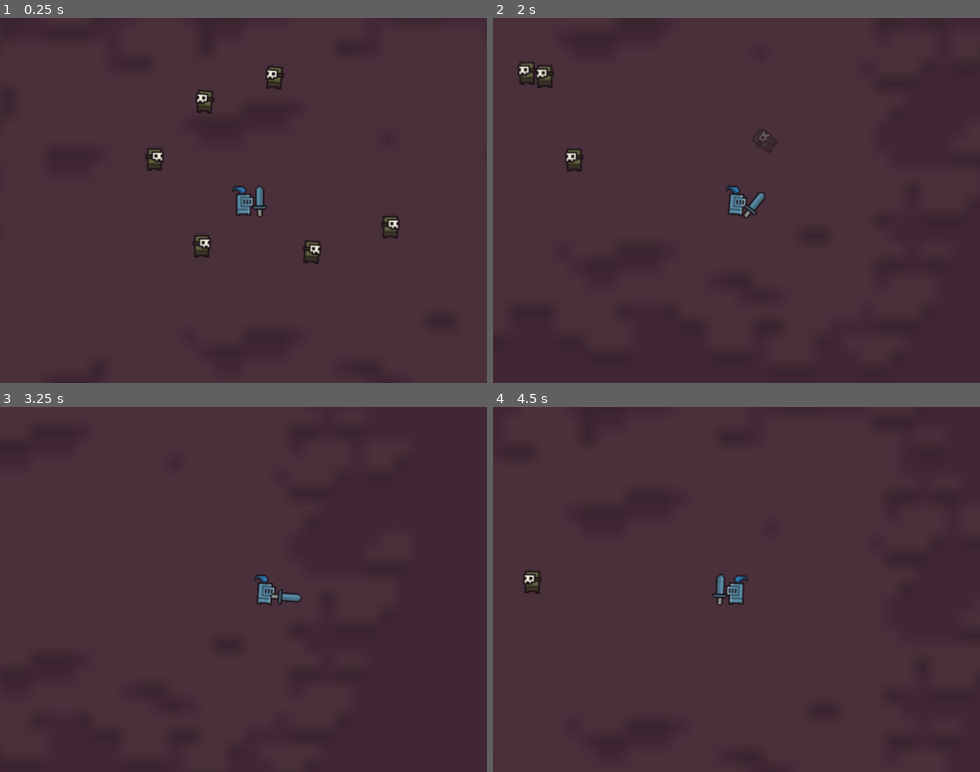
Above: before the commit, frames 1-4 (two rows, left to right).
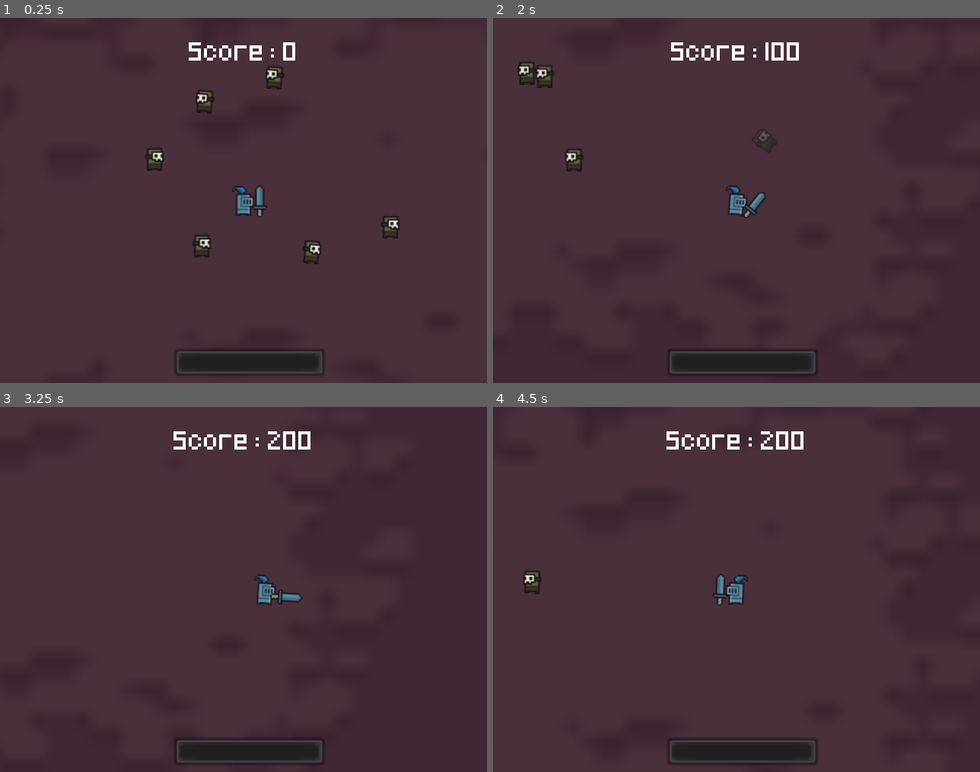
Above: after the commit, the same moments.

Repository: Falskim/godot-praktikum-multimedia
Game: Godot game, scene res://scene/game.tscn
The game is run twice, just before and just after one commit, with the same random seed, the same clock (stepped at 60 frames per second) and the same inputs.
Inputs:
- Up to frame 1 (0.25 s): no input
- Up to frame 2 (2 s): hold Right (ui_right) 0.53-1.28 s; tap Space (ui_select) at 0.77, 1.52 s; hold Down (ui_down) from 1.28 s (still down)
- Up to frame 3 (3.25 s): release Down (ui_down) at 2.03 s; hold Right (ui_right) 2.03-2.78 s; hold Up (ui_up) from 2.78 s (still down); tap Space (ui_select) at 3.02 s
- Up to frame 4 (4.5 s): release Up (ui_up) at 3.53 s; hold Left (ui_left) from 3.53 s (still down); tap Space (ui_select) at 3.77 s

The runs differ from the first frame. In frame 1, 2.0% of the frame differs, in the area x 35-67%, y 6-98%; in frame 2, 2.0%; in frame 3, 2.1%; in frame 4, 2.2%.

Commit message:
Add score and hp bar

Diff:
--- a/Steps.gd
+++ b/Steps.gd
@@ -13,9 +13,14 @@
 #4. Enemy
 #	- Behaviour
 #	- Collision
+#   - Dead State
 #4. GUI
+#   - Font
+#   - HP
+#   - Score
 
 
 #Asset
 #Hit : http://soundbible.com/1952-Punch-Or-Whack.html
 #Swosh : http://soundbible.com/706-Swoosh-3.html
+#font : https://www.dafont.com/pixeled.font
--- a/scene/enemy.gd
+++ b/scene/enemy.gd
@@ -1,6 +1,8 @@
 extends KinematicBody2D
 
 onready var sprite = $Sprite
+
+signal enemy_killed
 
 enum State {MOVE, IDLE, DEAD}
 
@@ -45,10 +47,6 @@
 	input_vector = Vector2.ZERO
 
 
-func take_damage():
-	queue_free()
-
-
 func _ready():
 	randomize()
 	start_state_timer()
@@ -84,4 +82,7 @@
 
 func _on_AnimationPlayer_animation_finished(anim_name):
 	if anim_name == "dead":
+		var current_scene = get_tree().get_current_scene()
+		connect("enemy_killed", current_scene, "_on_Enemy_killed")
+		emit_signal("enemy_killed")
 		queue_free()
--- a/scene/enemy.tscn
+++ b/scene/enemy.tscn
@@ -49,8 +49,7 @@
 "values": [ Color( 1, 1, 1, 1 ), Color( 0.372549, 0.372549, 0.372549, 0 ) ]
 }
 
-[sub_resource type="Animation" id=2]
-resource_name = "idle"
+[sub_resource type="Animation" id=3]
 length = 0.4
 loop = true
 tracks/0/type = "value"
@@ -82,8 +81,8 @@
 flip_h = true
 
 [node name="AnimationPlayer" type="AnimationPlayer" parent="."]
-anims/dead = SubResource( 4 )
-anims/shake = SubResource( 2 )
+anims/dead = SubResource( 2 )
+anims/shake = SubResource( 3 )
 
 [node name="Timer" type="Timer" parent="."]
 wait_time = 2.0
--- /dev/null
+++ b/scene/game.gd
@@ -0,0 +1,19 @@
+extends Node2D
+
+export var PLAYER_HP = 5
+export var SCORE = 0
+
+
+func _ready():
+	$GUI.update_hp(PLAYER_HP)
+	$GUI.update_score(SCORE)
+
+
+func _on_Enemy_killed():
+	SCORE += 100
+	$GUI.update_score(SCORE)
+
+
+func _on_Player_take_damage():
+	PLAYER_HP -= 1
+	$GUI.update_hp(PLAYER_HP)
--- a/scene/game.tscn
+++ b/scene/game.tscn
@@ -1,8 +1,10 @@
-[gd_scene load_steps=7 format=2]
+[gd_scene load_steps=9 format=2]
 
 [ext_resource path="res://scene/player.tscn" type="PackedScene" id=1]
 [ext_resource path="res://assets/0x72_16x16DungeonTileset.v4.png" type="Texture" id=2]
 [ext_resource path="res://scene/enemy.tscn" type="PackedScene" id=3]
+[ext_resource path="res://scene/gui.tscn" type="PackedScene" id=4]
+[ext_resource path="res://scene/game.gd" type="Script" id=5]
 
 [sub_resource type="AtlasTexture" id=1]
 flags = 4
@@ -15,7 +17,8 @@
 [sub_resource type="RectangleShape2D" id=3]
 extents = Vector2( 15, 264.452 )
 
-[node name="Node2D" type="Node2D"]
+[node name="Game" type="Node2D"]
+script = ExtResource( 5 )
 
 [node name="Sprite" type="Sprite" parent="."]
 scale = Vector2( 10, 10 )
@@ -28,6 +31,9 @@
 collision_layer = 4
 collision_mask = 3
 mode = 1
+__meta__ = {
+"_edit_lock_": true
+}
 
 [node name="CollisionShape2D" type="CollisionShape2D" parent="Border"]
 position = Vector2( 0, -250.309 )
@@ -45,25 +51,28 @@
 position = Vector2( -295.208, -4.57764e-05 )
 shape = SubResource( 3 )
 
-[node name="Node" type="Node" parent="."]
+[node name="Enemies" type="Node" parent="."]
 
-[node name="Enemy" parent="Node" instance=ExtResource( 3 )]
+[node name="Enemy" parent="Enemies" instance=ExtResource( 3 )]
 position = Vector2( 96.5187, 17.176 )
 
-[node name="Enemy2" parent="Node" instance=ExtResource( 3 )]
+[node name="Enemy2" parent="Enemies" instance=ExtResource( 3 )]
 position = Vector2( -27.4813, 29.676 )
 
-[node name="Enemy5" parent="Node" instance=ExtResource( 3 )]
+[node name="Enemy5" parent="Enemies" instance=ExtResource( 3 )]
 position = Vector2( -58.4813, -27.324 )
 
-[node name="Enemy6" parent="Node" instance=ExtResource( 3 )]
+[node name="Enemy6" parent="Enemies" instance=ExtResource( 3 )]
 position = Vector2( -15.9813, -60.824 )
 
-[node name="Enemy3" parent="Node" instance=ExtResource( 3 )]
+[node name="Enemy3" parent="Enemies" instance=ExtResource( 3 )]
 position = Vector2( 28.5187, -87.824 )
 
-[node name="Enemy4" parent="Node" instance=ExtResource( 3 )]
+[node name="Enemy4" parent="Enemies" instance=ExtResource( 3 )]
 position = Vector2( 39.0187, 42.176 )
 
 [node name="Player" parent="." instance=ExtResource( 1 )]
 z_index = 1
+
+[node name="GUI" parent="." instance=ExtResource( 4 )]
+[connection signal="take_damage" from="Player" to="." method="_on_Player_take_damage"]
--- /dev/null
+++ b/scene/gui.gd
@@ -0,0 +1,9 @@
+extends CanvasLayer
+
+
+func update_hp(hp):
+	$ProgressBar.value = hp
+
+
+func update_score(score):
+	$HBoxContainer/CurrentScore.text = str(score)
--- /dev/null
+++ b/scene/gui.tscn
@@ -0,0 +1,55 @@
+[gd_scene load_steps=4 format=2]
+
+[ext_resource path="res://scene/gui.gd" type="Script" id=1]
+[ext_resource path="res://assets/Pixeled.ttf" type="DynamicFontData" id=2]
+
+[sub_resource type="DynamicFont" id=1]
+size = 10
+font_data = ExtResource( 2 )
+
+[node name="GUI" type="CanvasLayer"]
+script = ExtResource( 1 )
+
+[node name="ProgressBar" type="ProgressBar" parent="."]
+margin_left = 113.829
+margin_top = 217.307
+margin_right = 213.829
+margin_bottom = 236.307
+max_value = 5.0
+value = 5.0
+percent_visible = false
+__meta__ = {
+"_edit_use_anchors_": false
+}
+
+[node name="HBoxContainer" type="HBoxContainer" parent="."]
+margin_left = 1.0
+margin_right = 320.0
+margin_bottom = 40.0
+alignment = 1
+__meta__ = {
+"_edit_group_": true,
+"_edit_use_anchors_": false
+}
+
+[node name="Label" type="Label" parent="HBoxContainer"]
+margin_left = 123.0
+margin_top = 6.0
+margin_right = 181.0
+margin_bottom = 34.0
+custom_fonts/font = SubResource( 1 )
+text = "Score :"
+__meta__ = {
+"_edit_use_anchors_": false
+}
+
+[node name="CurrentScore" type="Label" parent="HBoxContainer"]
+margin_left = 185.0
+margin_top = 6.0
+margin_right = 195.0
+margin_bottom = 34.0
+custom_fonts/font = SubResource( 1 )
+text = "0"
+__meta__ = {
+"_edit_use_anchors_": false
+}
--- a/scene/player.gd
+++ b/scene/player.gd
@@ -1,6 +1,8 @@
 extends KinematicBody2D
 
 class_name Player
+
+signal take_damage
 
 export var Enable_Camera = true
 
@@ -55,3 +57,4 @@
 			velocity = (position - collider.position).normalized() * DAMAGED_KNOCKBACK
 			$AudioDamaged.play()
 			$AnimationDamaged.play("take_damage")
+			emit_signal("take_damage")
Binary file added: assets/Pixeled.ttf
Not shown: 3 places in scene/enemy.tscn that only renumber resources
